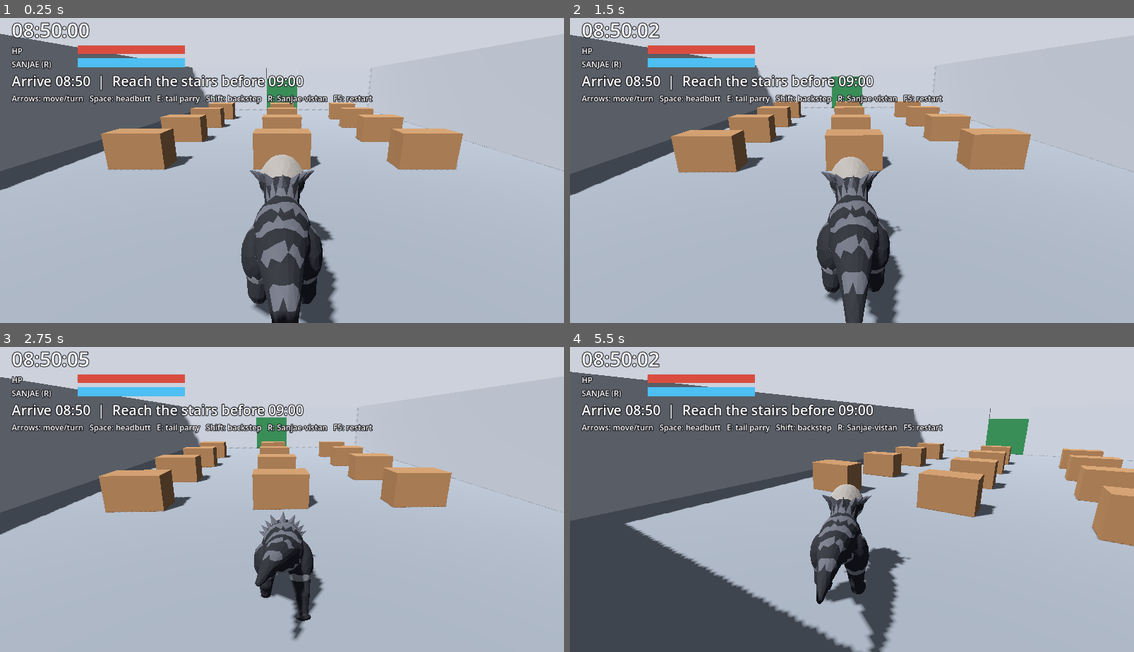
Above: before the commit, frames 1-4 (two rows, left to right).
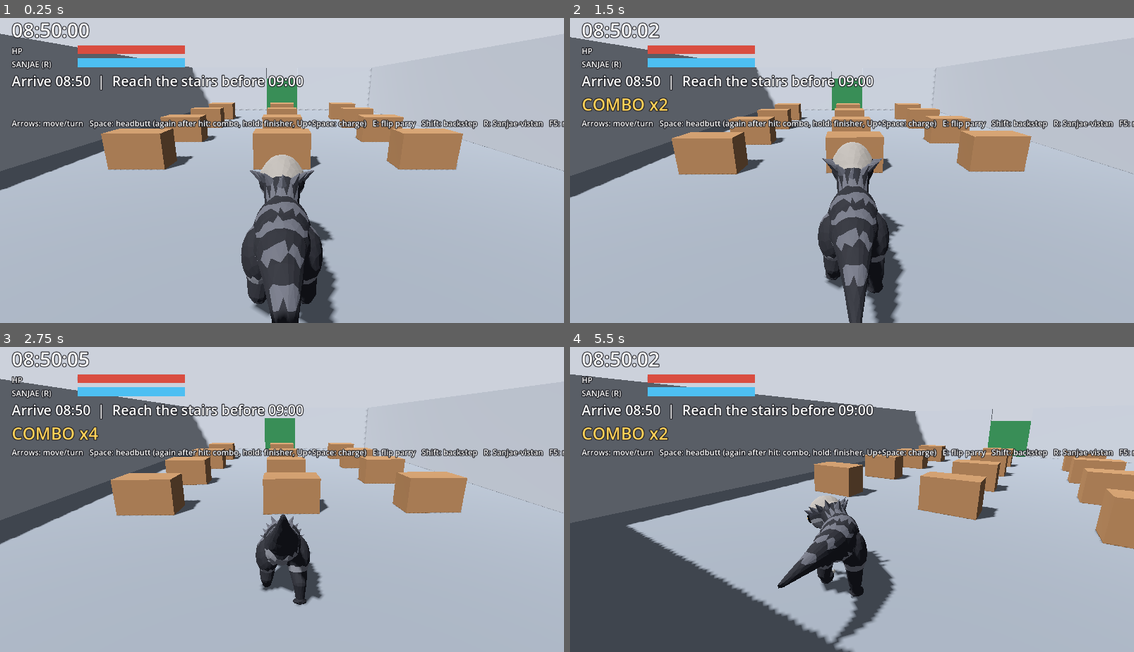
Above: after the commit, the same moments.

Repository: junhyeon-Lee/ram
Game: Godot game, scene res://game/main.tscn
Same seed, same stepped clock (60 frames per second), same inputs: the game is played once before the commit and once after it.
Inputs:
- Up to frame 1 (0.25 s): no input
- Up to frame 2 (1.5 s): hold Right (turn_right) 0.53-1.28 s; hold Space (attack) 0.53-1.28 s; hold Shift (backstep) from 1.28 s (still down); tap Space (attack) at 1.35 s
- Up to frame 3 (2.75 s): release Shift (backstep) at 2.03 s; hold Right (turn_right) from 2.03 s (still down); hold Space (attack) from 2.03 s (still down); tap E (guard) at 2.1 s
- Up to frame 4 (5.5 s): release Right (turn_right) at 2.78 s; release Space (attack) at 2.78 s; hold Up (move_forward) 2.78-3.53 s; tap Tab (lock_on) at 2.85 s; tap Space (attack) at 3.05, 4.35 s; hold Space (attack) 3.53-4.28 s; hold Left (turn_left) 3.53-5.03 s; tap R (sanjae) at 3.6 s; tap F5 (restart) at 4.15 s; hold Shift (backstep) from 5.03 s (still down); hold Space (attack) from 5.03 s (still down)

The runs differ from the first frame. In frame 1, 2.8% of the frame differs, in the area x 2-100%, y 25-37%; in frame 2, 8.5%; in frame 3, 11%, in the area x 0-100%, y 9-97%; in frame 4, 11%.

Commit message:
콤보 1차 초안, 동작 사이 블렌딩
- 박치기가 맞은 뒤 Space 를 다시 누르면 회복을 끊고 다음 박치기로 잇기 (최대 4타)
- 연결: 옆구리 들이받기·후려치기·올려치기(물체를 띄움)·낮은 돌진, 4타째 피니시(일어섰다 내리찍기, 히트스톱·흔들림·날림 강화)
- Space 길게 누르기 = 피니시, 위+Space = 돌진 공격, HUD 에 COMBO x2~4
- 블렌딩: 대기·걷기·달리기 사이 0.22초, 공격 끝 → 이동 0.12초, 공격 잇기 0.05초
- smoke_test: 4타 콤보와 피니시, 돌진 공격, 길게 눌러 피니시 (PASS)

Co-Authored-By: Claude Opus 5.5 <noreply@anthropic.com>
Claude-Session: https://claude.ai/code/session_01C18rXoeM23Pt4Ftw7Ktm52

Diff:
--- a/game/main.gd
+++ b/game/main.gd
@@ -11,6 +11,7 @@
 var _status_label: Label
 var _sanjae_bar: ProgressBar
 var _hp_bar: ProgressBar
+var _combo_label: Label
 var _ended := false
 
 
@@ -39,6 +40,7 @@
 	_build_hud()
 	player.sanjae_changed.connect(_on_sanjae_changed)
 	player.hp_changed.connect(func(hp: float) -> void: _hp_bar.value = hp)
+	player.combo_changed.connect(_on_combo_changed)
 
 
 func _process(_delta: float) -> void:
@@ -170,8 +172,13 @@
 	_status_label.text = "Arrive 08:50  |  Reach the stairs before 09:00"
 	box.add_child(_status_label)
 
+	_combo_label = Label.new()
+	_combo_label.add_theme_font_size_override("font_size", 34)
+	_combo_label.add_theme_color_override("font_color", Color(1.0, 0.82, 0.35))
+	box.add_child(_combo_label)
+
 	var help := Label.new()
-	help.text = "Arrows: move/turn   Space: headbutt   E: tail parry   Shift: backstep   R: Sanjae-vistan   F5: restart"
+	help.text = "Arrows: move/turn   Space: headbutt (again after hit: combo, hold: finisher, Up+Space: charge)   E: flip parry   Shift: backstep   R: Sanjae-vistan   F5: restart"
 	help.add_theme_font_size_override("font_size", 16)
 	box.add_child(help)
 
@@ -194,6 +201,10 @@
 	return bar
 
 
+func _on_combo_changed(step: int) -> void:
+	_combo_label.text = "COMBO x%d" % step if step >= 2 else ""
+
+
 func _on_sanjae_changed(gauge: float, active: bool) -> void:
 	_sanjae_bar.value = gauge * 100.0
 	_sanjae_bar.modulate = Color(1.6, 1.6, 1.6) if active else Color.WHITE
--- a/game/player/player.gd
+++ b/game/player/player.gd
@@ -1,11 +1,13 @@
 ## Ram — 플레이어 조작
 ## 방향키: 위·아래 앞뒤 이동, 좌우 몸 돌리기 (카메라가 따라 돈다)
-## Space 박치기(4종 번갈아) · E 공중제비 꼬리 패링 · Shift 백스텝 · R 산재비스탄(시간 감속)
+## Space 박치기(4종 번갈아, 맞은 뒤 다시 누르면 콤보, 길게 누르면 피니시, 위+Space 돌진)
+## E 공중제비 꼬리 패링 · Shift 백스텝 · R 산재비스탄(시간 감속)
 class_name RamPlayer
 extends CharacterBody3D
 
 signal sanjae_changed(gauge: float, active: bool)
 signal hp_changed(hp: float)
+signal combo_changed(step: int)
 
 const RAM_SCENE := preload("res://assets/characters/ram/ram_rigged.glb")
 
@@ -24,7 +26,20 @@
 	"Attack_FlankButt": {"hits": [0.367], "stop": 0.06, "shake": 0.12, "kick": 6.5},
 	# 밀어붙이기는 날리지 않고 Ram 걸음(0.25m)만큼씩 밀고 간다: 약하게, 위로 띄우지 않게
 	"Attack_Shove": {"hits": [0.367, 0.633, 0.90], "stop": 0.035, "shake": 0.06, "kick": 1.6, "up": 0.0},
+	# 콤보 연결용 (첫 버전 박치기 재활용). 올려치기는 물체를 위로 띄운다
+	"Attack_Hook": {"hits": [0.433], "stop": 0.06, "shake": 0.12, "kick": 6.5},
+	"Attack_Uppercut": {"hits": [0.40], "stop": 0.06, "shake": 0.12, "kick": 5.0, "up": 1.2},
 }
+
+# 콤보 (시푸 참고, 1차 초안): 맞은 뒤 Space 를 다시 누르면 회복 동작을 끊고 다음 박치기로 잇는다.
+# 4타째는 피니시(일어섰다 내리찍기, 더 세게). Space 를 길게 누르고 있으면 바로 피니시. 위+Space 는 돌진 공격.
+const COMBO_MAX := 4
+const COMBO_FINISHER := "Attack_RearSlam"
+const COMBO_LINKS := ["Attack_FlankButt", "Attack_Hook", "Attack_Uppercut", "Attack_LowCharge"]
+const DASH_ATTACK := "Attack_LowCharge"
+const LINK_DELAY := 0.10              # 마지막 맞는 순간 뒤 이만큼 지나야 다음으로 이어진다
+const HEAVY_HOLD := 0.35              # Space 를 이만큼 누르고 있으면 강공(피니시)
+const FINISHER_BONUS := {"stop": 1.5, "shake": 1.4, "kick": 1.3}
 const HIT_RADIUS := 0.75              # 돌머리 둘레 판정 반지름
 
 # 산재비스탄: 주변(과 9시 시계)을 느리게, Ram 은 그대로. 쓸 때마다 체력이 조금 깎인다(산재).
@@ -48,6 +63,12 @@
 var hitstop_count := 0                # 점검용: 히트스톱이 걸린 횟수
 var _skeleton: Skeleton3D
 var _head_bone := -1
+var combo_step := 0                   # 지금 콤보 몇 타째 (0 = 콤보 아님)
+var _queued := false                  # 다음 박치기 입력이 들어와 있음
+var _queued_heavy := false
+var _hold_time := 0.0
+var _link_index := 0
+var _is_finisher := false
 
 var _model: Node3D
 var _anim: AnimationPlayer
@@ -79,6 +100,7 @@
 	_anim.root_motion_track = NodePath("RamRig/Skeleton3D:root")
 	_anim.animation_finished.connect(_on_animation_finished)
 	_skeleton = _model.find_child("Skeleton3D", true, false)
+	_setup_blends()
 	_head_bone = _skeleton.find_bone("head")
 	for anim_name in _anim.get_animation_list():
 		var a := _anim.get_animation(anim_name)
@@ -137,7 +159,9 @@
 		_play("Idle")
 
 	if Input.is_action_just_pressed("attack"):
-		_start_action(_next_attack())
+		combo_step = 1
+		# 위+Space 는 돌진 공격, 그냥 Space 는 4종을 번갈아
+		_start_attack(DASH_ATTACK if Input.is_action_pressed("move_forward") else _next_attack())
 	elif Input.is_action_just_pressed("backstep"):
 		_start_action("Backstep")
 	elif Input.is_action_just_pressed("guard"):
@@ -146,12 +170,12 @@
 		activate_sanjae()
 
 
-func _start_action(anim_name: String) -> void:
+func _start_action(anim_name: String, blend := 0.05) -> void:
 	_state = State.ACTION
 	_current_action = anim_name
 	_action_time = 0.0
 	_hits_done = 0
-	_play(anim_name, 0.05)
+	_anim.play(anim_name, blend)   # 같은 동작을 연달아 써도 처음부터
 	_spin_prev = _root_yaw()
 	_visual_spin = 0.0
 	_model.rotation.y = PI
@@ -180,6 +204,44 @@
 	if _hits_done < hits.size() and _action_time >= hits[_hits_done]:
 		_hits_done += 1
 		_headbutt_hit(spec)
+	if not hits.is_empty():
+		_update_combo(real_delta, hits)
+
+
+func _start_attack(anim_name: String) -> void:
+	_queued = false
+	_queued_heavy = false
+	_hold_time = 0.0
+	_is_finisher = anim_name == COMBO_FINISHER and combo_step >= 2
+	_start_action(anim_name, 0.05)
+	combo_changed.emit(combo_step)
+
+
+## 콤보: 다음 입력을 모아 두었다가, 마지막 맞는 순간이 지나면 회복 동작을 끊고 잇는다
+func _update_combo(real_delta: float, hits: Array) -> void:
+	if Input.is_action_just_pressed("attack"):
+		_queued = true
+	if Input.is_action_pressed("attack"):
+		_hold_time += real_delta
+		if _hold_time >= HEAVY_HOLD and combo_step < COMBO_MAX:
+			_queued = true
+			_queued_heavy = true
+	else:
+		_hold_time = 0.0
+	if _queued and combo_step < COMBO_MAX and _hits_done >= hits.size() \
+			and _action_time >= float(hits.back()) + LINK_DELAY:
+		combo_step += 1
+		var next: String
+		if _queued_heavy or combo_step >= COMBO_MAX:
+			next = COMBO_FINISHER
+			combo_step = maxi(combo_step, 2)
+		else:
+			next = COMBO_LINKS[_link_index % COMBO_LINKS.size()]
+			_link_index += 1
+			if next == _current_action:
+				next = COMBO_LINKS[_link_index % COMBO_LINKS.size()]
+				_link_index += 1
+		_start_attack(next)
 
 
 ## 다음 박치기: 네 가지를 섞어 한 바퀴씩 쓰고, 바로 앞과 같은 것은 연달아 나오지 않게 한다
@@ -205,6 +267,8 @@
 	query.transform = Transform3D(Basis(), dome)
 	query.exclude = [get_rid()]
 	var kick: float = spec.get("kick", 6.5)
+	var bonus := FINISHER_BONUS if _is_finisher else {"stop": 1.0, "shake": 1.0, "kick": 1.0}
+	kick *= float(bonus["kick"])
 	var landed := false
 	for hit in get_world_3d().direct_space_state.intersect_shape(query, 16):
 		var body: Object = hit.collider
@@ -217,12 +281,12 @@
 			body.take_headbutt(dir * kick + Vector3.UP * kick * float(spec.get("up", 0.35)))
 			landed = true
 	if landed:
-		_hitstop_left = spec.get("stop", 0.05)
+		_hitstop_left = spec.get("stop", 0.05) * float(bonus["stop"])
 		hitstop_count += 1
 		_anim.speed_scale = 0.0
 		var cam := get_viewport().get_camera_3d()
 		if cam and cam.has_method("add_shake"):
-			cam.add_shake(spec.get("shake", 0.1))
+			cam.add_shake(spec.get("shake", 0.1) * float(bonus["shake"]))
 
 
 func _base_anim_speed() -> float:
@@ -258,6 +322,10 @@
 	if _state == State.ACTION and anim_name == _current_action:
 		_state = State.MOVE
 		_current_action = ""
+		if combo_step != 0:
+			combo_step = 0
+			_is_finisher = false
+			combo_changed.emit(0)
 		_visual_spin = 0.0
 		_model.rotation.y = PI
 		velocity.x = 0.0
@@ -276,7 +344,21 @@
 	return atan2(-v.x, -v.z)
 
 
-func _play(anim_name: String, blend := 0.15) -> void:
+## 동작 사이 섞는 시간. 걷기↔달리기↔대기는 부드럽게, 공격 끝 → 이동은 조금 빠르게.
+func _setup_blends() -> void:
+	_anim.playback_default_blend_time = 0.15
+	var loco := ["Idle", "Walk", "Run"]
+	for a in loco:
+		for b in loco:
+			if a != b:
+				_anim.set_blend_time(a, b, 0.22)
+	for act in _anim.get_animation_list():
+		if not act in loco:
+			for b in loco:
+				_anim.set_blend_time(act, b, 0.12)
+
+
+func _play(anim_name: String, blend := -1.0) -> void:
 	if _anim.current_animation != anim_name:
 		_anim.play(anim_name, blend)
 
--- a/tools/godot/smoke_test.gd
+++ b/tools/godot/smoke_test.gd
@@ -182,7 +182,57 @@
 			elif _t > 3.6:
 				_check(is_equal_approx(Engine.time_scale, 1.0), "sanjae ends after 3 real seconds")
 				_next()
-		7:  # 9시 마감: 시계를 8:59:58 로 돌려 마감 처리 확인
+		7:  # 콤보: 맞은 뒤 Space 를 다시 누르면 이어지고, 4타째는 피니시. 위+Space 는 돌진, 길게 누르면 피니시
+			var sub: int = _mark.get("csub", 0)
+			if sub == 0:
+				if not _mark.has("c_started"):
+					_mark.c_started = true
+					p.global_position = Vector3(-5.6, 0.05, 6.0)
+					p.global_rotation.y = 0.0
+					_mark.c_seq = []
+					_mark.c_t0 = _t
+					Input.action_press("attack")
+				else:
+					Input.action_release("attack")
+					# 새 동작이 시작된 순간(동작 시간이 되감긴 순간)만 기록한다
+					if p._current_action != "" and (_mark.c_seq.is_empty() or p._action_time < _mark.get("c_prev_t", 0.0)):
+						_mark.c_seq.append(str(p._current_action))
+					_mark.c_prev_t = p._action_time
+					_mark.c_max = maxi(_mark.get("c_max", 0), p.combo_step)
+					# 맞는 순간이 다 지나면 바로 다음 입력 (사람이 연타하는 것처럼)
+					if p._state == 1 and p._hits_done >= p.ATTACKS[p._current_action].hits.size() and not p._queued:
+						Input.action_press("attack")
+					if p._state == 0 and _t - _mark.c_t0 > 0.5:
+						var seq: Array = _mark.c_seq
+						_check(seq.size() == 4, "4-hit combo chains (%s)" % ", ".join(seq))
+						_check(seq.size() == 4 and seq[3] == RamPlayer.COMBO_FINISHER, "4th hit is the finisher")
+						_check(_mark.c_max == 4, "combo counter reaches 4 (%d)" % _mark.c_max)
+						_mark.csub = 1
+						_mark.c_t0 = _t
+			elif sub == 1:   # 위+Space = 돌진 공격
+				if _t - _mark.c_t0 < 0.05:
+					Input.action_press("move_forward")
+					Input.action_press("attack")
+				elif not _mark.has("dash_checked"):
+					_mark.dash_checked = true
+					Input.action_release("attack")
+					Input.action_release("move_forward")
+					_check(p._current_action == RamPlayer.DASH_ATTACK, "Up+Space is the charge attack (%s)" % p._current_action)
+				elif p._state == 0:
+					_mark.csub = 2
+					_mark.c_t0 = _t
+			elif sub == 2:   # Space 를 누른 채 있으면 피니시로 이어짐
+				if not _mark.has("hold_pressed"):
+					_mark.hold_pressed = true
+					Input.action_press("attack")
+				elif p._current_action == RamPlayer.COMBO_FINISHER and p.combo_step >= 2:
+					_mark.hold_ok = true
+				if p._state == 0 and _t - _mark.c_t0 > 0.3:
+					Input.action_release("attack")
+					_check(_mark.has("hold_ok"), "holding Space goes to the finisher")
+					_next()
+
+		8:  # 9시 마감: 시계를 8:59:58 로 돌려 마감 처리 확인
 			if _t < 0.05:
 				_main.clock.game_seconds = 9 * 3600 - 2.0
 			elif _t > 1.5:
Not shown, changed: docs/design.md
